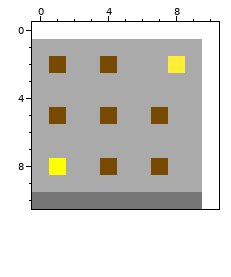
Two states of a pixel-art file, SnakeCase2/images/tutorial2.aseprite. The first picture shows the starting point.
10x10 pixels, 1 frame. The old version is drawn lined up with the new one, on the new canvas.
Once edited:
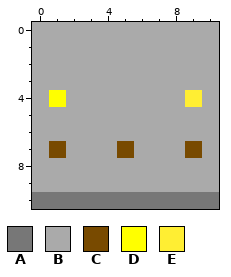
Palette (. is transparent): A #777777  B #aaaaaa  C #784a00  D #ffff00  E #ffee33
Diff:
canvas 10x10 -> 11x11, the old top-left corner now at 0,1
There is now colour A in row 10 at x 10.
There is now colour B in row 0 at x 0 to 10; in rows 1 to 9 at x 10.
The edit turns colour C into colour B in row 2 at x 1 and 4; in row 5 at x 1, 4 and 7; in row 8 at x 4 and 7.
The edit turns colour D into colour B in row 8 at x 1.
The edit turns colour E into colour B in row 2 at x 8.
The edit turns colour B into colour C in row 7 at x 1, 5 and 9.
The edit turns colour B into colour D in row 4 at x 1.
The edit turns colour B into colour E in row 4 at x 9.
